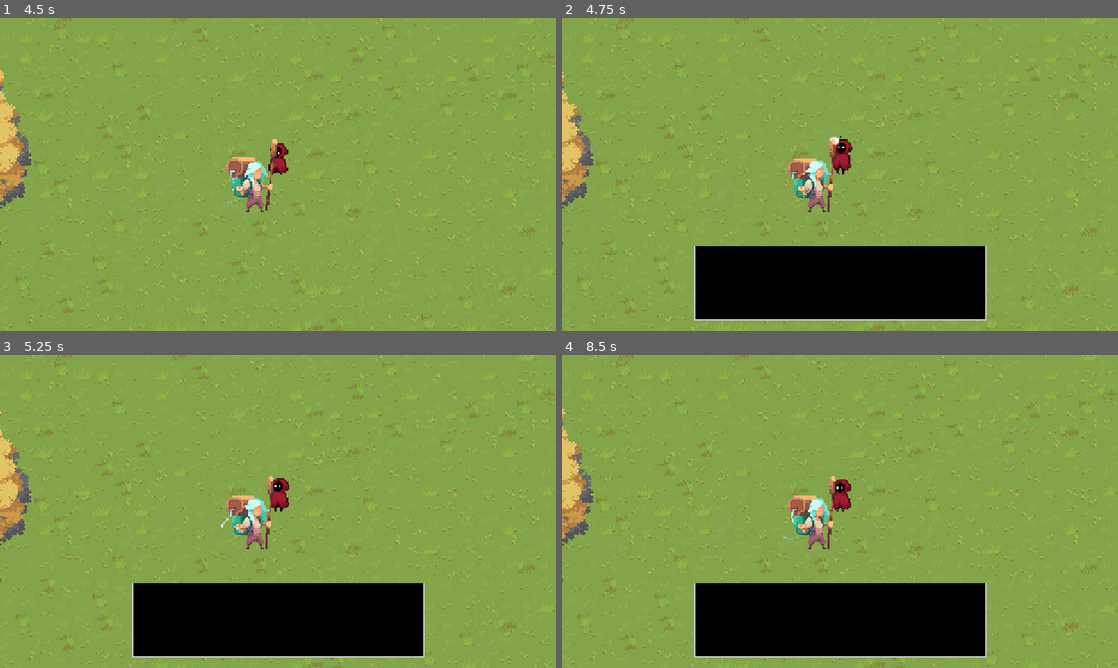
Above: before the commit, frames 1-4 (two rows, left to right).
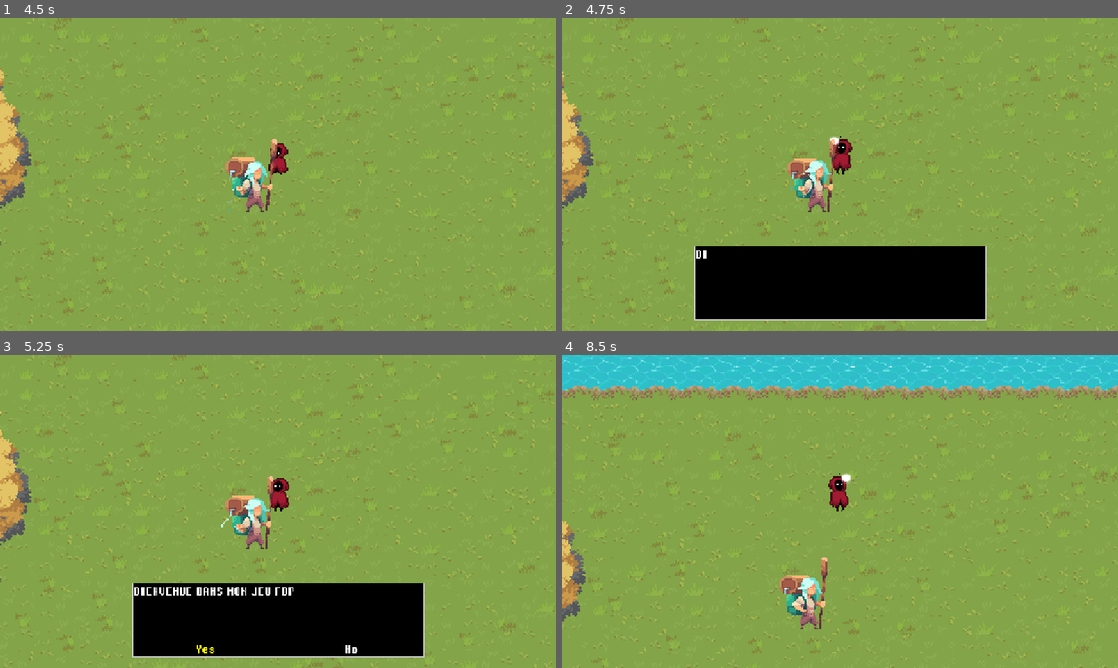
Above: after the commit, the same moments.

Repository: nxtdv/projectb_godot
Game: Godot game, scene res://scenes/main.tscn
The game is run twice, just before and just after one commit, with the same random seed, the same clock (stepped at 60 frames per second) and the same inputs.
Inputs (mouse positions are in pixels of both pictures, inside the frame that each line leads up to):
- Up to frame 1 (4.5 s): move the mouse to (400, 158) at 0.52 s; hold D (Right) 0.53-1.28 s; tap E (Interact) at 0.6, 1.55, 2.1, 3.05, 3.6 s; move the mouse to (166, 190) at 1.27 s; hold S (Down) 1.28-2.03 s; click (166, 190) at 1.35 s; move the mouse to (333, 105) at 2.02 s; hold D (Right) 2.03-2.78 s; move the mouse to (250, 237) at 2.77 s; hold W (Up) 2.78-3.53 s; tap Shift (Sprint) at 2.85 s; move the mouse to (444, 221) at 3.52 s; hold A (Left) from 3.53 s (still down); tap Escape (ui_cancel) at 4.15 s; move the mouse to (111, 127) at 4.27 s; click (111, 127) at 4.35 s
- Up to frame 2 (4.75 s): keep holding A (Left); tap E (Interact) at 4.55 s
- Up to frame 3 (5.25 s): move the mouse to (305, 511) at 5.02 s; release A (Left) at 5.03 s; hold S (Down) from 5.03 s (still down); tap E (Interact) at 5.1 s
- Up to frame 4 (8.5 s): release S (Down) at 5.75 s; click (767, 649) at 5.75 s, where only the run after the commit has a clickable "Yes"; move the mouse to (756, 433) at 6.52 s; hold D (Right) 6.53-7.28 s; tap Shift (Sprint) at 6.6 s; tap E (Interact) at 6.8, 7.35, 8.3 s; move the mouse to (962, 495) at 7.27 s; hold W (Up) 7.28-8.03 s; move the mouse to (728, 527) at 8.02 s; hold D (Right) from 8.03 s (still down); click (728, 527) at 8.1 s

Frame 1 is identical in both runs. In frame 2, less than 0.1% of the frame differs, in the area x 24-26%, y 74-77%; in frame 3, 0.4%; in frame 4, 33%, in the area x 0-100%, y 0-100%.
Error before the commit: Invalid access to property or key 'speaker_name' on a base object of type 'Resource (DialogueChoice)'. (res://scripts/dialogue_system.gd:78)

Commit message:
refactor(dialogue): optimize text and animation handling in dialogue system
- removed unnecessary speaker-related functionality and associated nodes
- refactored text rendering logic to use a reusable animation method
- added error handling for missing target nodes and methods in dialogue functions
- introduced a dedicated method to locate player nodes for better reusability and readability

Diff:
--- a/scripts/dialogue_system.gd
+++ b/scripts/dialogue_system.gd
@@ -2,7 +2,6 @@
 
 const DialogueButtonPreload: PackedScene = preload("res://scenes/dialogue_button.tscn")
 @onready var DialogueLabel: RichTextLabel = $HBoxContainer/VBoxContainer/RichTextLabel
-@onready var SpeakerSprite: Sprite2D = $HBoxContainer/speaker_parent/Sprite2D
 
 var dialogue: Array[DE]
 var current_dialogue_item: int = 0
@@ -13,16 +12,21 @@
 func _ready() -> void:
 	visible = false
 	$HBoxContainer/VBoxContainer/button_container.visible = false
-
-	for i in get_tree().get_nodes_in_group('player'):
-		player_node = i
+	_find_player()
+
+
+func _find_player() -> void:
+	var players: Array[Node] = get_tree().get_nodes_in_group('player')
+	if players.size() > 0:
+		player_node = players[0]
+	else:
+		call_deferred("_find_player")
 
 
 func _process(_delta: float) -> void:
 	if current_dialogue_item == dialogue.size():
 		if !player_node:
-			for i in get_tree().get_nodes_in_group('player'):
-				player_node = i
+			_find_player()
 			return
 		player_node.can_move = true
 		queue_free()
@@ -53,13 +57,55 @@
 			next_item = true
 
 
+func _animate_text(text: String, speed: float, audio_stream: AudioStream = null, volume_db: int = -8, pitch_min: float = 0.85, pitch_max: float = 1.15) -> void:
+	DialogueLabel.visible_characters = 0
+	DialogueLabel.text = text
+
+	if audio_stream:
+		$AudioStreamPlayer.stream = audio_stream
+		$AudioStreamPlayer.volume_db = volume_db
+
+	var text_without_brackets: String = _text_without_square_brackets(text)
+	var total_characters: int         = text_without_brackets.length()
+	var character_timer: float        = 0.0
+
+	while DialogueLabel.visible_characters < total_characters:
+		if Input.is_action_just_pressed('Interact'):
+			DialogueLabel.visible_characters = total_characters
+			break
+
+		character_timer += get_process_delta_time()
+		if character_timer >= (1.0 / speed) or text_without_brackets[DialogueLabel.visible_characters] == " ":
+			var character: String = text_without_brackets[DialogueLabel.visible_characters]
+			DialogueLabel.visible_characters += 1
+
+			if character != " " and audio_stream:
+				$AudioStreamPlayer.pitch_scale = randf_range(pitch_min, pitch_max)
+				$AudioStreamPlayer.play()
+
+			character_timer = 0.0
+
+		await get_tree().process_frame
+
+
 func _function_resource(i: DialogueFunction) -> void:
-	var target_node: Node = get_node(i.target_path)
-	if target_node.has_method(i.function_name):
-		if i.function_arguments.size() == 0:
-			target_node.call(i.function_name)
-		else:
-			target_node.callv(i.function_name, i.function_arguments)
+	var target_node: Node = get_node_or_null(i.target_path)
+	if not target_node:
+		push_error("Target node not found: " + str(i.target_path))
+		current_dialogue_item += 1
+		next_item = true
+		return
+
+	if not target_node.has_method(i.function_name):
+		push_error("Method not found: " + i.function_name + " on " + str(target_node))
+		current_dialogue_item += 1
+		next_item = true
+		return
+
+	if i.function_arguments.size() == 0:
+		target_node.call(i.function_name)
+	else:
+		target_node.callv(i.function_name, i.function_arguments)
 
 	if i.wait_for_signal_to_continue:
 		var signal_name: String = i.wait_for_signal_to_continue
@@ -75,16 +121,8 @@
 
 
 func _choice_resource(i: DialogueChoice) -> void:
-	DialogueLabel.name = i.speaker_name
-	DialogueLabel.text = i.text
-	DialogueLabel.visible_characters = -1
-	if i.speaker_img:
-		$HBoxContainer/speaker_parent.visible = true
-		SpeakerSprite.texture = i.speaker_img
-		SpeakerSprite.hframes = i.speaker_img_Hframes
-		SpeakerSprite.frame = min(i.speaker_img_select_frames, i.speaker_img_Hframes - 1)
-	else:
-		$HBoxContainer/speaker_parent.visible = false
+	await _animate_text(i.text, i.text_speed, i.text_sound, i.text_volume_db, i.text_volume_pitch_min, i.text_volume_pitch_max)
+
 	$HBoxContainer/VBoxContainer/button_container.visible = true
 
 	for item in i.choice_text.size():
@@ -109,6 +147,40 @@
 	$HBoxContainer/VBoxContainer/button_container.get_child(0).grab_focus()
 
 
+func _text_resource(i: DialogueText) -> void:
+	var camera_tween: Tween = null
+	var camera: Camera2D    = get_viewport().get_camera_2d()
+	if camera and i.camera_position != Vector2(999.999, 999.999):
+		var target_position: Vector2 = i.camera_position
+
+		if i.camera_position == Vector2(-1, -1):
+			if player_node:
+				target_position = player_node.global_position
+			else:
+				_find_player()
+				if player_node:
+					target_position = player_node.global_position
+				else:
+					target_position = Vector2(999.999, 999.999)
+
+		if target_position != Vector2(999.999, 999.999):
+			camera_tween = create_tween().set_trans(Tween.TRANS_SINE)
+			camera_tween.tween_property(camera, "global_position", target_position, i.camera_transition_time)
+
+	await _animate_text(i.text, i.text_speed, i.text_sound, i.text_volume_db, i.text_volume_pitch_min, i.text_volume_pitch_max)
+
+	while true:
+		await get_tree().process_frame
+		if DialogueLabel.visible_characters == _text_without_square_brackets(i.text).length():
+			if Input.is_action_just_pressed('Interact'):
+				if camera_tween and camera_tween.is_valid():
+					await camera_tween.finished
+
+				current_dialogue_item += 1
+				next_item = true
+				break
+
+
 func _choice_button_pressed(target_node: Node, wait_for_signal_to_continue: String):
 	$HBoxContainer/VBoxContainer/button_container.visible = false
 	for i in $HBoxContainer/VBoxContainer/button_container.get_children():
@@ -116,7 +188,7 @@
 
 	if wait_for_signal_to_continue:
 		var signal_name: String = wait_for_signal_to_continue
-		if target_node.has_signal(signal_name):
+		if target_node and target_node.has_signal(signal_name):
 			var signal_state: Dictionary = { "done": false }
 			var callable                 = func(_args): signal_state.done = true
 			target_node.connect(signal_name, callable, CONNECT_ONE_SHOT)
@@ -125,60 +197,6 @@
 
 	current_dialogue_item += 1
 	next_item = true
-
-
-func _text_resource(i: DialogueText) -> void:
-	$AudioStreamPlayer.stream = i.text_sound
-	$AudioStreamPlayer.volume_db = i.text_volume_db
-	var camera: Camera2D = get_viewport().get_camera_2d()
-	if camera and i.camera_position != Vector2(999.999, 999.999):
-		var camera_tween: Tween = create_tween().set_trans(Tween.TRANS_SINE)
-		camera_tween.tween_property(camera, "global_position", i.camera_position, i.camera_transition_time)
-
-	if !i.speaker_img:
-		$HBoxContainer/speaker_parent.visible = false
-	else:
-		$HBoxContainer/speaker_parent.visible = true
-		SpeakerSprite.texture = i.speaker_img
-		SpeakerSprite.hframes = i.speaker_img_Hframes
-		SpeakerSprite.frame = 0
-
-	DialogueLabel.visible_characters = 0
-	DialogueLabel.name = i.speaker_name
-	DialogueLabel.text = i.text
-	var text_without_brackets: String = _text_without_square_brackets(i.text)
-	var total_characters: int         = text_without_brackets.length()
-	var character_timer: float        = 0.0
-
-	while DialogueLabel.visible_characters < total_characters:
-		if Input.is_action_just_pressed('ui_cancel'):
-			DialogueLabel.visible_characters = total_characters
-			break
-
-		character_timer += get_process_delta_time()
-		if character_timer >= (1.0 / i.text_speed) or text_without_brackets[DialogueLabel.visible_characters] == " ":
-			var character: String = text_without_brackets[DialogueLabel.visible_characters]
-			DialogueLabel.visible_characters += 1
-			if character != " ":
-				$AudioStreamPlayer.pitch_scale = randf_range(i.text_volume_pitch_min, i.text_volume_pitch_max)
-				$AudioStreamPlayer.play()
-				if i.speaker_img_Hframes != 1:
-					if SpeakerSprite.frame < i.speaker_img_Hframes - 1:
-						SpeakerSprite.frame += 1
-					else:
-						SpeakerSprite.frame = 0
-			character_timer = 0.0
-
-		await get_tree().process_frame
-
-	SpeakerSprite.frame = min(i.speaker_img_rest_frames, i.speaker_img_Hframes - 1)
-
-	while true:
-		await get_tree().process_frame
-		if DialogueLabel.visible_characters == total_characters:
-			if Input.is_action_just_pressed('ui_accept'):
-				current_dialogue_item += 1
-				next_item = true
 
 
 func _text_without_square_brackets(text: String) -> String:
